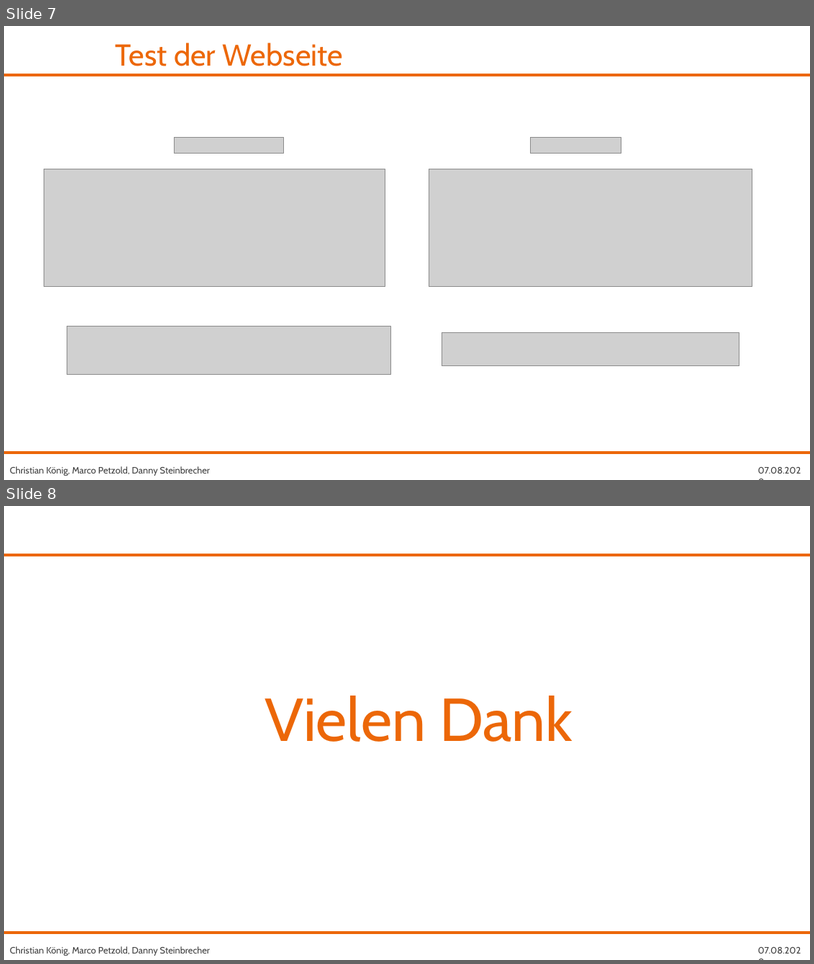
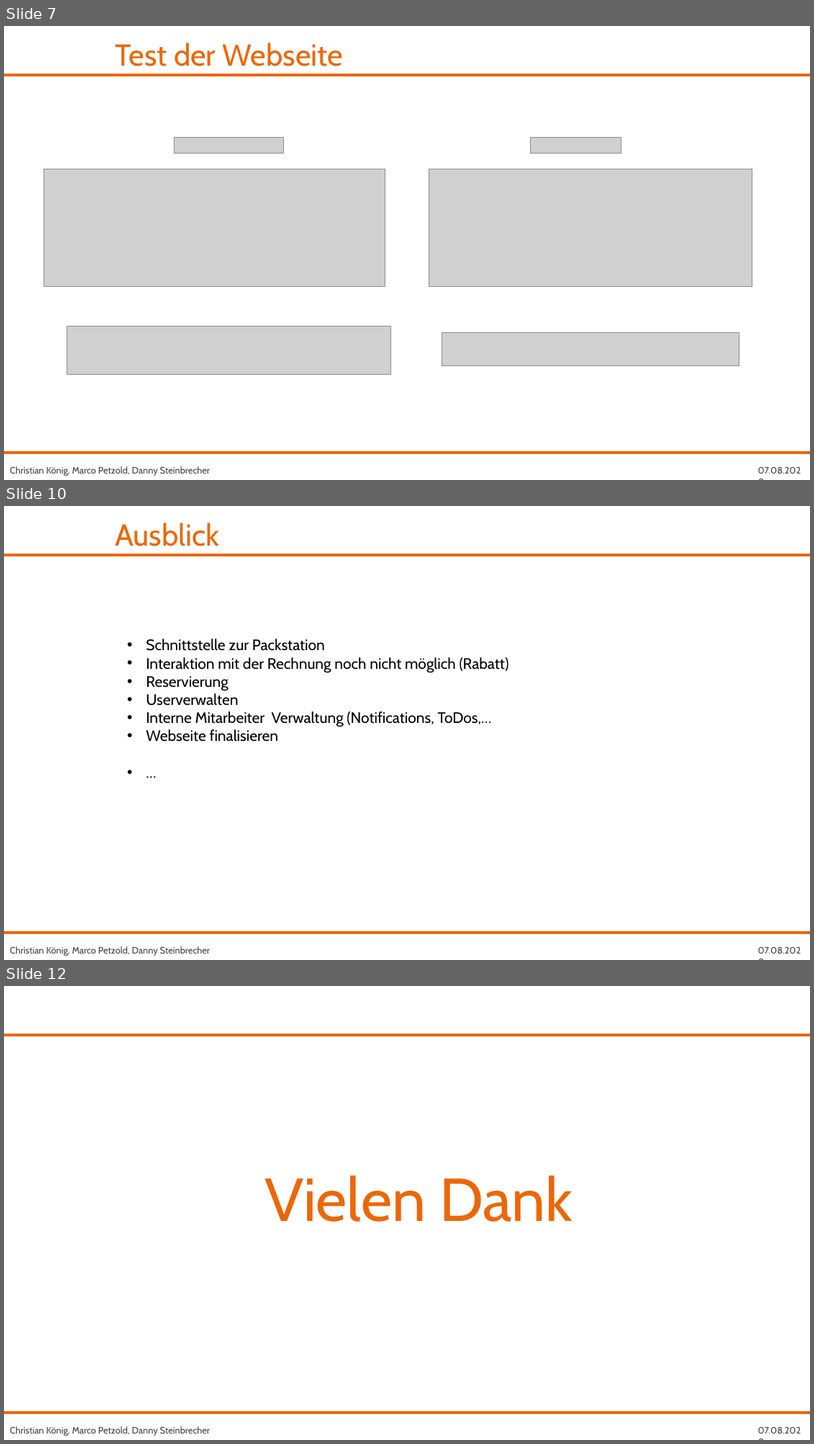
Before and after one commit to fh-erfurt/RentATool, a slide deck: share/presentations/Java 2/RentATool_17.07.2020.pptx. Shown one above the other, each under a label of ours: slides 7 and 8 before the commit, slides 7, 10 and 12 after it; the slides between them are not shown. The pictures are 814x964 and 814x1444 pixels, drawn with LibreOffice and Linux fonts; fonts in the diff are those of the drawing; grey boxes stand for pictures; background and template pictures are left out. Boxes give left, top, right and bottom in pixels: in the first picture for what was removed or moved away, otherwise in the second. Text is boxed around its words. In the diff, an @@ line names an element or a change of style, - is before the commit and + after.

```diff
--- a/share/presentations/Java 2/RentATool_17.07.2020.pptx
+++ b/share/presentations/Java 2/RentATool_17.07.2020.pptx
@@ slide 10 added at [4,506,810,960], background #FFFFFF; not listed: 4 template elements that a slide beside it also shows @@
@@ text added at [116,523,220,546], 36 pt, text #EC6708 @@
+Ausblick
@@ text added at [146,638,509,741], 18 pt, text #000000 @@
+• Schnittstelle zur Packstation
+• Interaktion mit der Rechnung noch nicht möglich (Rabatt)
+• Reservierung
+• Userverwalten
+• Interne Mitarbeiter Verwaltung (Notifications, ToDos,…
+• Webseite finalisieren
+• …
@@ what was slide 8 is now slide 12 @@
```
Also in this commit, not shown: 3 other slides added.
